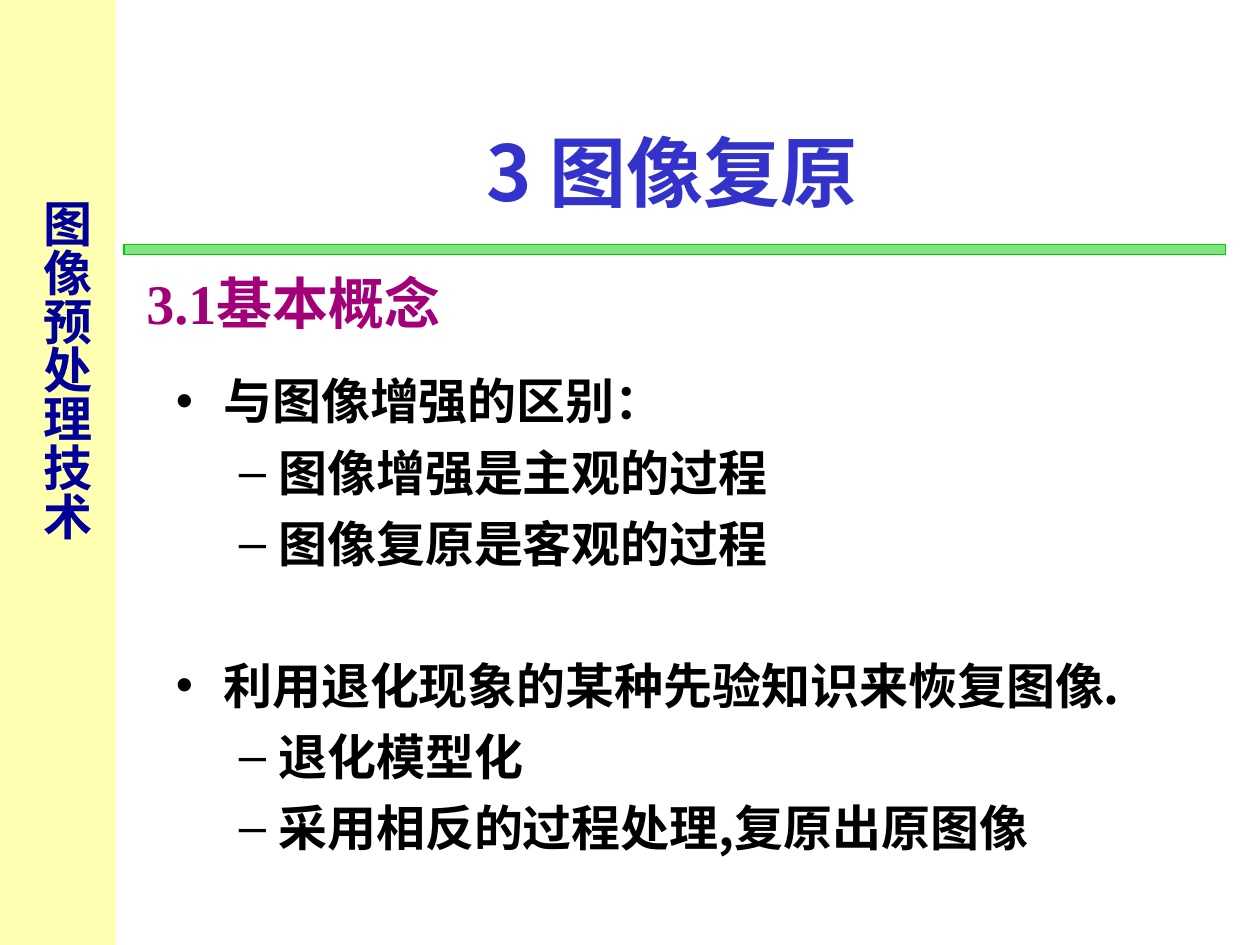
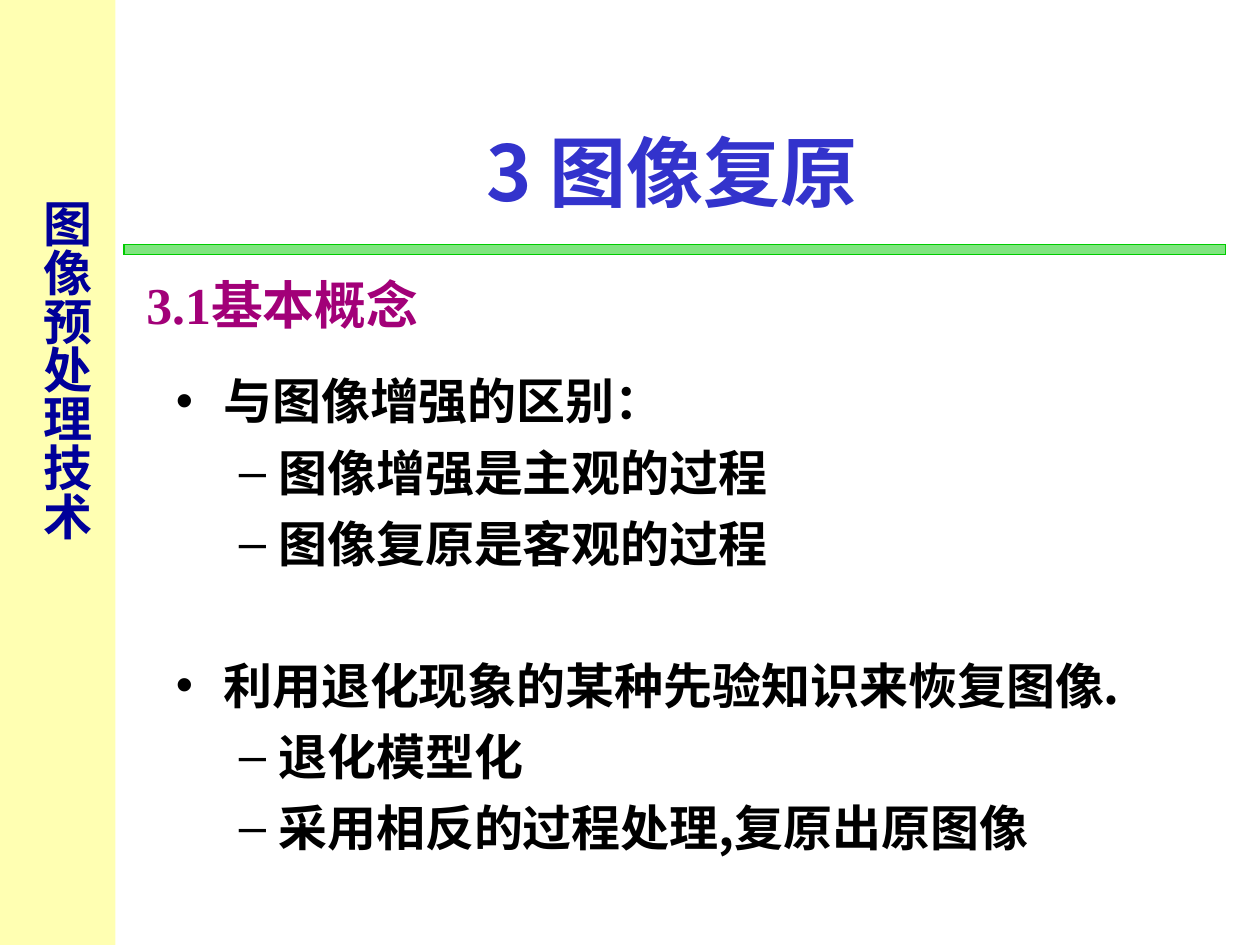
Before and after one commit to zbwzbwzbw/RoboPerception, a slide deck: slide 32 of Lectures/4-数字图像处理/1-图像预处理技术.ppt. Drawn at 1260x945 pixels with LibreOffice and Linux fonts; fonts in the diff are those of the drawing. Boxes give left, top, right and bottom in pixels: in the first picture for what was removed or moved away, otherwise in the second. Text is boxed around its words. In the diff, an @@ line names an element or a change of style, - is before the commit and + after.

```diff
--- a/Lectures/4-数字图像处理/1-图像预处理技术.ppt
+++ b/Lectures/4-数字图像处理/1-图像预处理技术.ppt
@@ text "3.1基本概念" at bbox=[146, 283, 418, 329]: size 32 to 29.6 pt; line spacing 1 to 0.9 @@
```
Also in this commit, not shown: 4 other slides changed.
